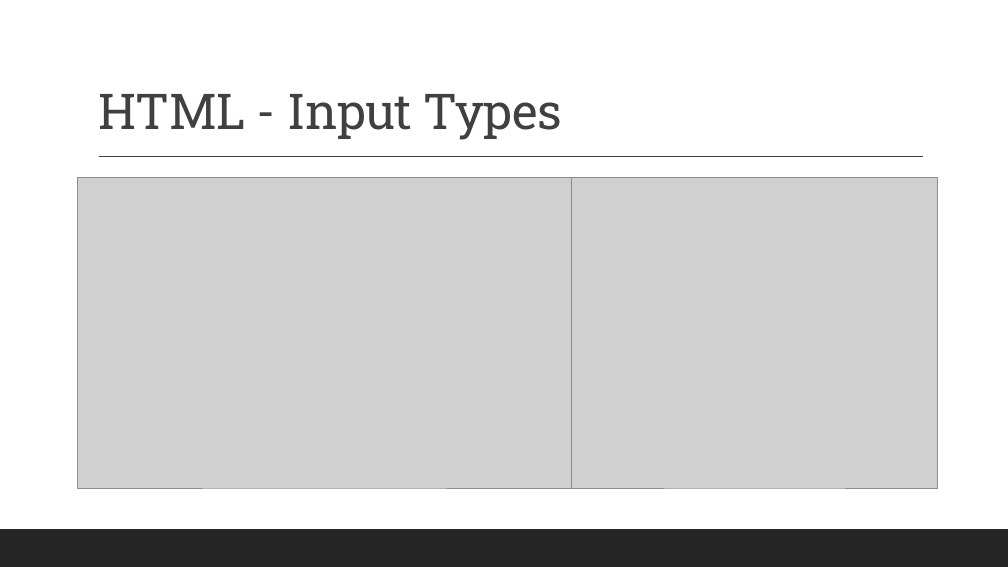
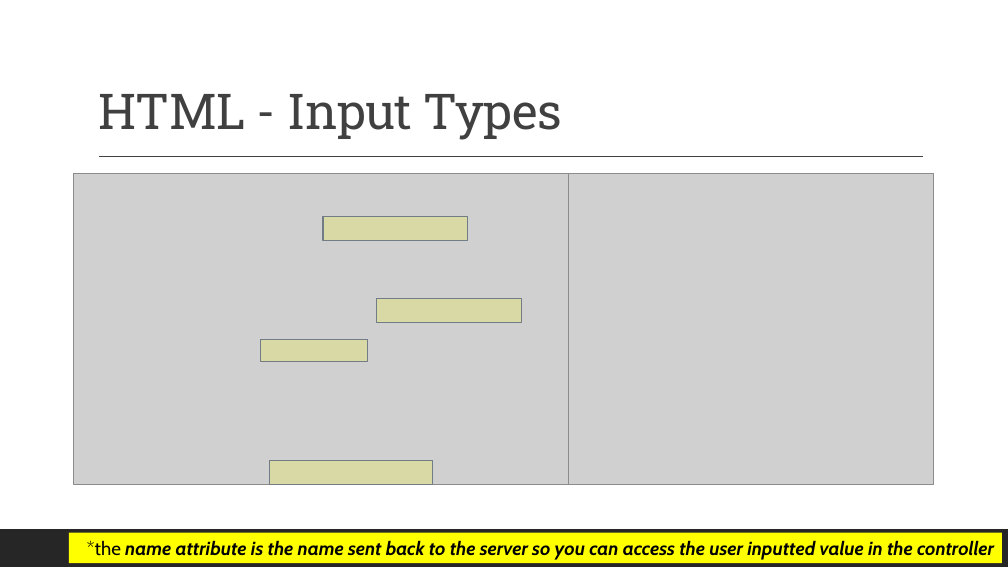
Before and after one commit to 2002-feb24-net/trainer-code, a slide deck: slide 21 of REPO_MarksCodeAndPPTs/DotNetPPTs/dotnetWeek3Ppts/D12_.NET_HTMLFundamentals.pptx. Drawn at 1008x567 pixels with LibreOffice and Linux fonts; fonts in the diff are those of the drawing; grey boxes stand for pictures. Boxes give left, top, right and bottom in pixels: in the first picture for what was removed or moved away, otherwise in the second. Text is boxed around its words. In the diff, an @@ line names an element or a change of style, - is before the commit and + after.

```diff
--- a/REPO_MarksCodeAndPPTs/DotNetPPTs/dotnetWeek3Ppts/D12_.NET_HTMLFundamentals.pptx
+++ b/REPO_MarksCodeAndPPTs/DotNetPPTs/dotnetWeek3Ppts/D12_.NET_HTMLFundamentals.pptx
@@ picture: place and size @@
-picture at box(77, 177, 572, 488)
+picture at box(73, 174, 569, 485)
@@ picture: place and size @@
-picture at box(572, 177, 938, 488)
+picture at box(568, 174, 934, 485)
@@ rectangle added at box(323, 216, 467, 240), fill #FFFF00 at 20% opacity, outline #737C87 1.25 pt @@
@@ rectangle added at box(377, 299, 521, 323), fill #FFFF00 at 20% opacity, outline #737C87 1.25 pt @@
@@ rectangle added at box(260, 340, 368, 361), fill #FFFF00 at 20% opacity, outline #737C87 1.25 pt @@
@@ rectangle added at box(269, 461, 433, 485), fill #FFFF00 at 20% opacity, outline #737C87 1.25 pt @@
@@ rectangle added at box(69, 533, 1002, 563), fill #FFFF00, 18 pt, text #000000, bold, italic @@
+*the name attribute is the name sent back to the server so you can access the user inputted value in the controller
```
Also in this commit, not shown: 7 other slides changed, 1 slide added, 3 other files.
